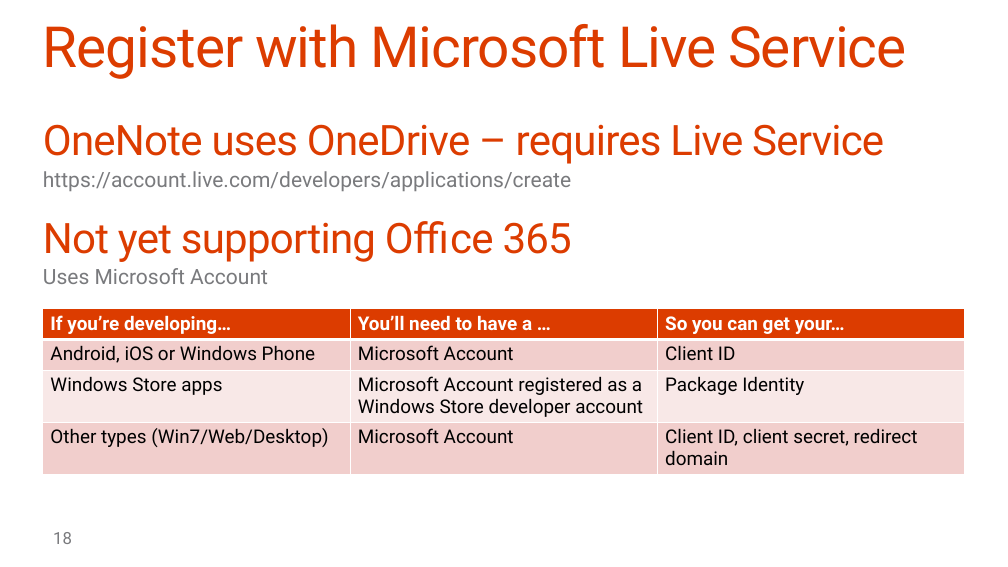
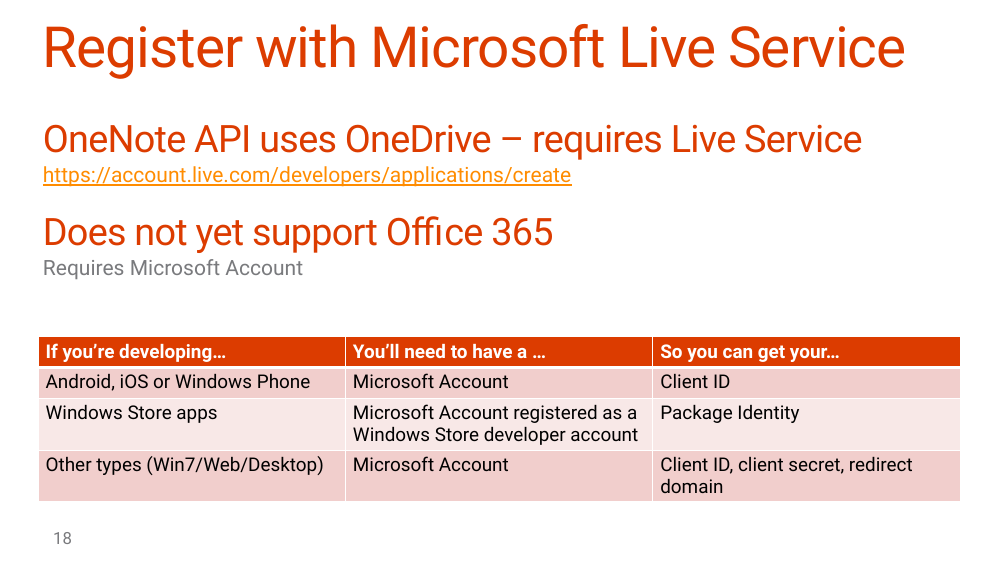
Before and after one commit to OfficeDev/TrainingContent, a slide deck: slide 18 of O3653-7 Deep Dive into the Office 365 APIs for OneNote services/O3653-7 Deep Dive into the Office 365 APIs for OneNote services.pptx. Drawn at 1008x567 pixels with LibreOffice and Linux fonts; fonts in the diff are those of the drawing; background and template pictures are left out. Boxes give left, top, right and bottom in pixels: in the first picture for what was removed or moved away, otherwise in the second. Text is boxed around its words. In the diff, an @@ line names an element or a change of style, - is before the commit and + after.

```diff
--- a/O3653-7 Deep Dive into the Office 365 APIs for OneNote services/O3653-7 Deep Dive into the Office 365 APIs for OneNote services.pptx
+++ b/O3653-7 Deep Dive into the Office 365 APIs for OneNote services/O3653-7 Deep Dive into the Office 365 APIs for OneNote services.pptx
@@ text at (x1=43, y1=124, x2=862, y2=160): text changed; size 40 to 36 pt @@
-OneNote uses OneDrive – requires Live Service
+OneNote API uses OneDrive – requires Live Service
@@ text at (x1=43, y1=166, x2=571, y2=187): text colour #797A7D to #FF8C00, underline on in "https://account.live.com/developers/applications/create" @@
@@ text at (x1=43, y1=216, x2=553, y2=279): text changed; size 40 to 36 pt @@
-Not yet supporting Office 365
-  Uses Microsoft Account
+Does not yet support Office 365
+  Requires Microsoft Account
@@ table moved from (x1=43, y1=309, x2=964, y2=476) to (x1=38, y1=337, x2=959, y2=504) @@
```
Also in this commit, not shown: 5 other slides changed.
